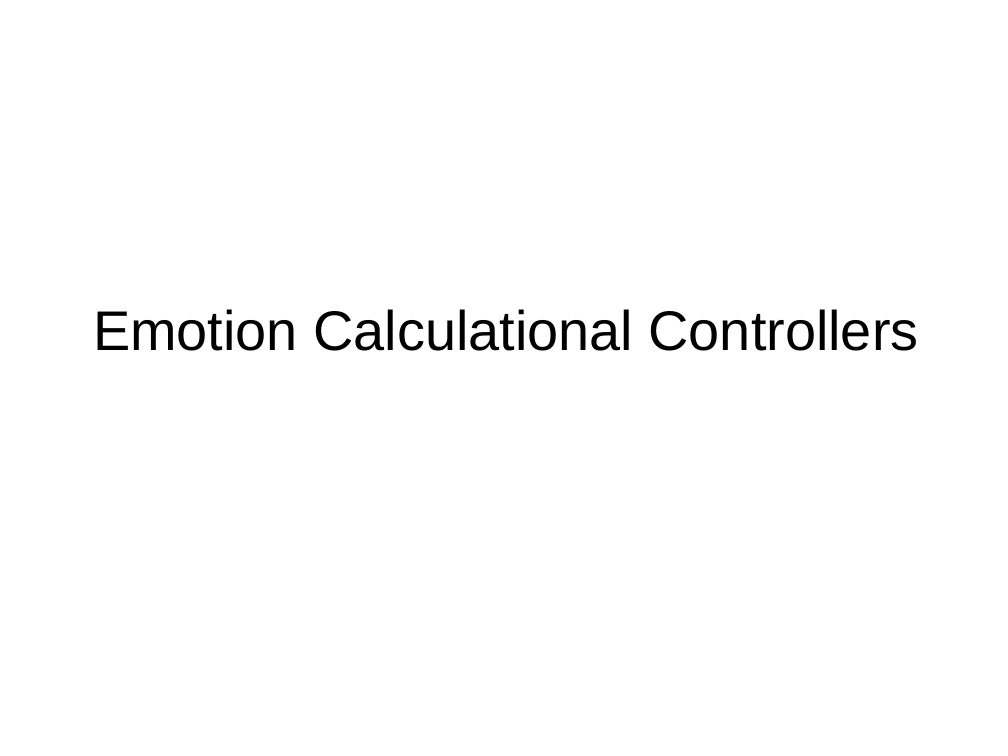
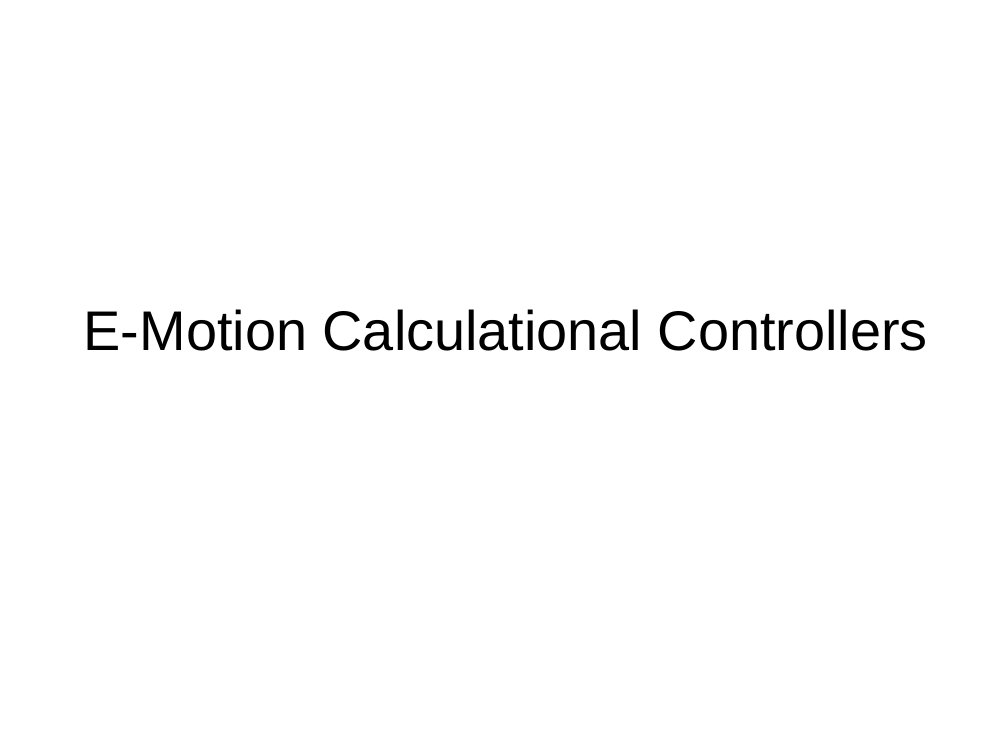
Before and after one commit to ESRF-BCU/emotion, a slide deck: slide 1 of doc/presentations/calculational_controllers.odp. Drawn at 1008x756 pixels with LibreOffice and Linux fonts; fonts in the diff are those of the drawing. Boxes give left, top, right and bottom in pixels: in the first picture for what was removed or moved away, otherwise in the second. Text is boxed around its words. In the diff, an @@ line names an element or a change of style, - is before the commit and + after.

```diff
--- a/doc/presentations/calculational_controllers.odp
+++ b/doc/presentations/calculational_controllers.odp
@@ title at (84, 309, 928, 351): text changed @@
-Emotion Calculational Controllers
+E-Motion Calculational Controllers
```
Also in this commit, not shown: 2 other slides changed, 3 slides added.
